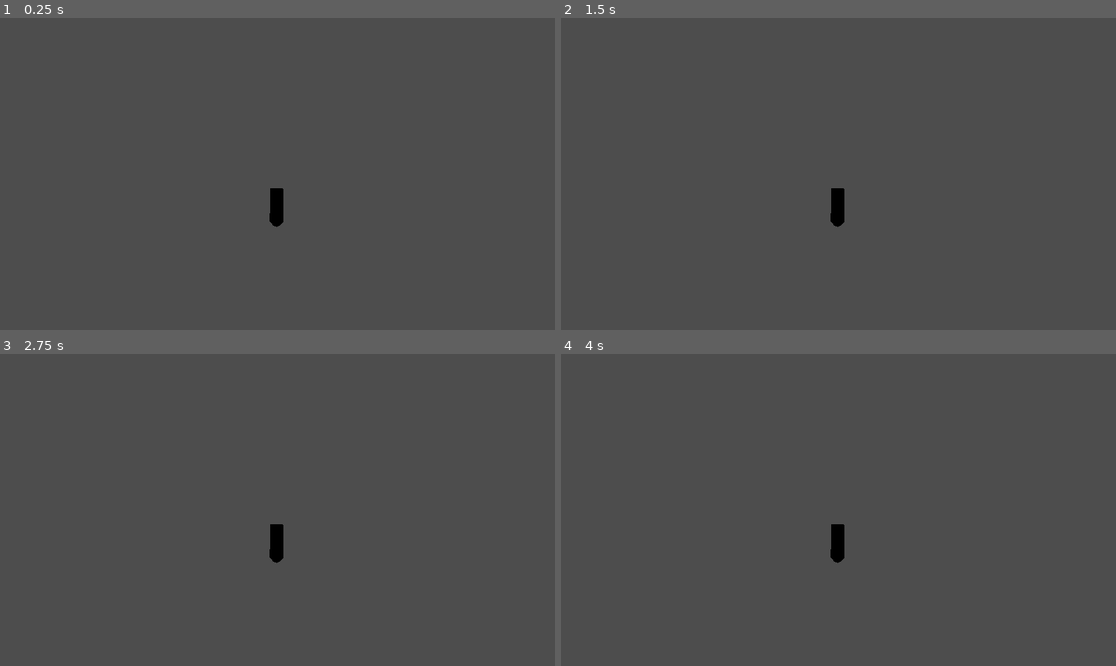
Above: before the commit, frames 1-4 (two rows, left to right).
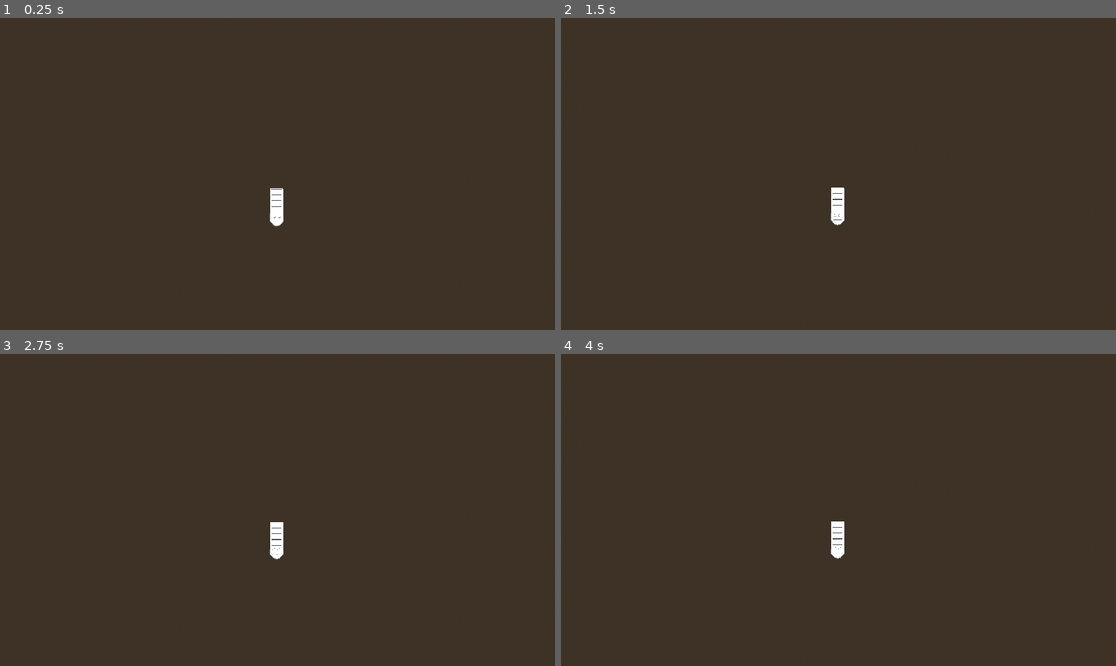
Above: after the commit, the same moments.

Repository: 3deric/BoatyMcBoatgame
Game: Godot game, scene res://Levels/LevelRoot.tscn
The game is run twice, just before and just after one commit, with the same random seed, the same clock (stepped at 60 frames per second) and the same inputs.
Inputs:
- Up to frame 1 (0.25 s): no input
- Up to frame 2 (1.5 s): tap Enter at 0.5 s; hold Right (MovementRight) 0.53-1.28 s; hold Down (MovementBwd) 0.53-1.28 s; hold Left (MovementLeft) from 1.28 s (still down); tap Down (MovementBwd) at 1.35 s
- Up to frame 3 (2.75 s): release Left (MovementLeft) at 2.03 s; hold Right (MovementRight) from 2.03 s (still down); hold Down (MovementBwd) from 2.03 s (still down)
- Up to frame 4 (4 s): release Right (MovementRight) at 2.78 s; release Down (MovementBwd) at 2.78 s; hold Up (MovementFwd) 2.78-3.53 s; tap Down (MovementBwd) at 2.85 s; tap Space at 3.5 s; hold Left (MovementLeft) from 3.53 s (still down); hold Down (MovementBwd) from 3.53 s (still down)

The runs differ from the first frame. In frame 1, 100% of the frame differs, in the area x 0-100%, y 0-100%; in frame 2, 100%; in frame 3, 100%; in frame 4, 100%.

Commit message:
Added physics forces to player controller

Diff:
--- a/BoatyMcBoatgame/Levels/LevelRoot.tscn
+++ b/BoatyMcBoatgame/Levels/LevelRoot.tscn
@@ -1,8 +1,27 @@
-[gd_scene load_steps=2 format=3 uid="uid://b8fjc5khqnvju"]
+[gd_scene load_steps=5 format=3 uid="uid://b8fjc5khqnvju"]
 
 [ext_resource type="PackedScene" uid="uid://b2hgvkrs4gtb7" path="res://Levels/Player.tscn" id="1_fkc30"]
 
+[sub_resource type="ProceduralSkyMaterial" id="ProceduralSkyMaterial_ly4rj"]
+sky_horizon_color = Color(0.64625, 0.65575, 0.67075, 1)
+ground_horizon_color = Color(0.64625, 0.65575, 0.67075, 1)
+
+[sub_resource type="Sky" id="Sky_mv75f"]
+sky_material = SubResource("ProceduralSkyMaterial_ly4rj")
+
+[sub_resource type="Environment" id="Environment_gli3y"]
+background_mode = 2
+sky = SubResource("Sky_mv75f")
+tonemap_mode = 2
+
 [node name="LevelRoot" type="Node3D"]
+
+[node name="WorldEnvironment" type="WorldEnvironment" parent="."]
+environment = SubResource("Environment_gli3y")
+
+[node name="DirectionalLight3D" type="DirectionalLight3D" parent="."]
+transform = Transform3D(-0.866025, -0.433013, 0.25, 0, 0.5, 0.866025, -0.5, 0.75, -0.433013, 0, 0, 0)
+shadow_enabled = true
 
 [node name="Player" parent="." instance=ExtResource("1_fkc30")]
 
--- a/BoatyMcBoatgame/Levels/Player.tscn
+++ b/BoatyMcBoatgame/Levels/Player.tscn
@@ -8,7 +8,11 @@
 height = 1.22
 
 [node name="Player" type="RigidBody3D"]
+mass = 10.0
 gravity_scale = 0.0
+lock_rotation = true
+linear_damp = 1.0
+angular_damp = 1.0
 script = ExtResource("1_sinsm")
 
 [node name="CollisionShape3D" type="CollisionShape3D" parent="."]
--- a/BoatyMcBoatgame/Scripts/PlayerController.gd
+++ b/BoatyMcBoatgame/Scripts/PlayerController.gd
@@ -1,7 +1,6 @@
 extends RigidBody3D
 
-var accInput = 0 #input value for fwd and bwd acceleration
-var steerInput = 0 #input value for left and right
+var input = Vector2.ZERO
 
 
 # Called when the node enters the scene tree for the first time.
@@ -12,9 +11,19 @@
 # Called every frame. 'delta' is the elapsed time since the previous frame.
 func _process(delta):
 	InputConctroller()
-	print("acc: " + str(accInput))
-	print("steer: " + str(steerInput))
+	print("acc: " + str(input.y))
+	print("steer: " + str(input.x))
+
+func _physics_process(delta):
+	ApplyRotation(delta)
+	ApplyEngineForce(delta)
 
 func InputConctroller():
-	accInput = int(Input.is_action_pressed("MovementFwd")) - int(Input.is_action_pressed("MovementBwd"))
-	steerInput = int(Input.is_action_pressed("MovementLeft")) - int(Input.is_action_pressed("MovementRight"))
+	input.x =  int(Input.is_action_pressed("MovementLeft")) - int(Input.is_action_pressed("MovementRight"))
+	input.y = int(Input.is_action_pressed("MovementFwd")) - int(Input.is_action_pressed("MovementBwd"))
+
+func ApplyRotation(delta):
+	apply_torque(Vector3(0,1,0) * input.x)
+
+func ApplyEngineForce(delta):
+	apply_force(Vector3(0,0,1) * input.y)
